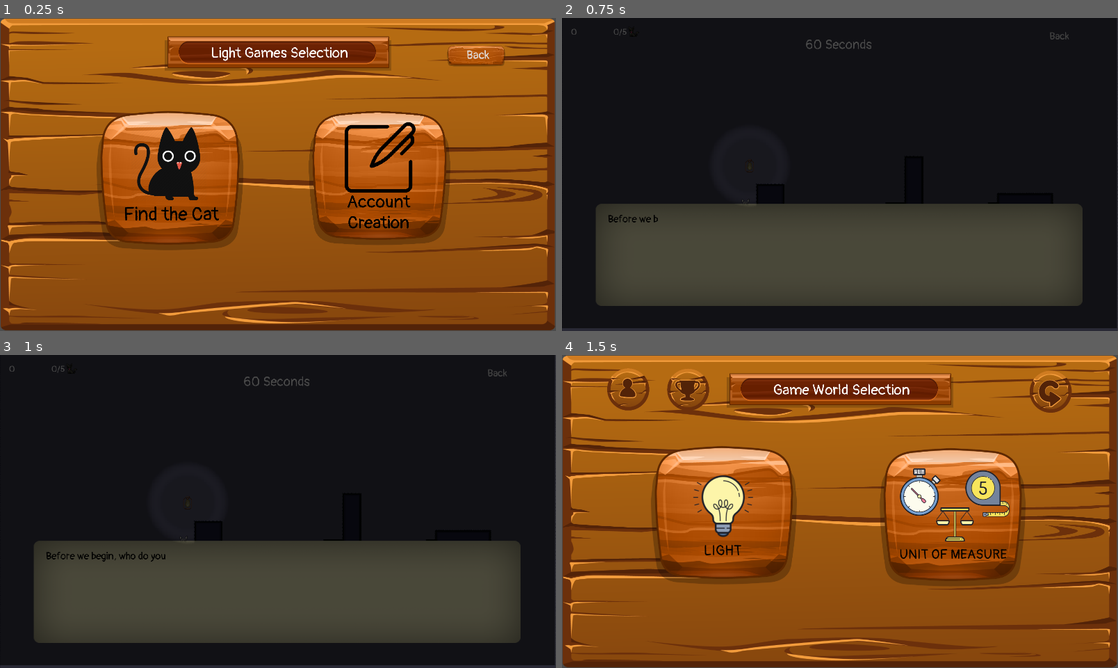
Above: before the commit, frames 1-4 (two rows, left to right).
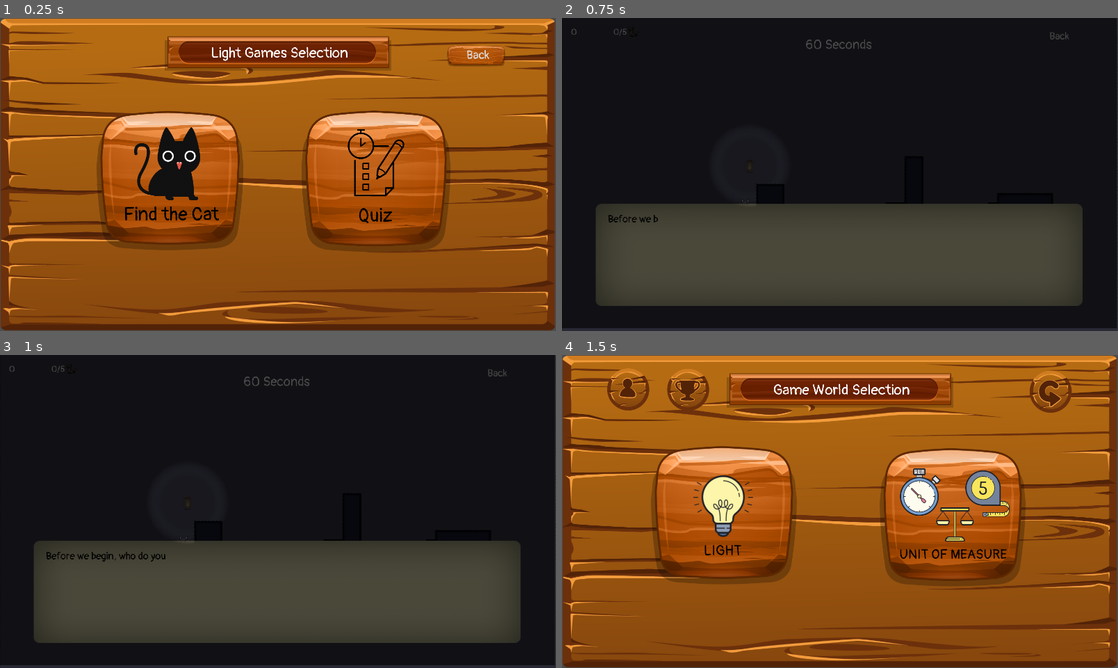
Above: after the commit, the same moments.

Repository: ChunFei96/Godot-PhysicLab
Game: Godot game, scene res://MainLevels/Light/light-selection.tscn
Two runs of this game, one before a commit and one after it. Both use one fixed random seed, a clock stepped at 60 frames per second and the inputs below. This scene is started directly instead of the project's main scene. Sound files missing from this copy of the repository are replaced by a short silence.
Inputs:
- Up to frame 1 (0.25 s): no input
- Up to frame 2 (0.75 s): click "Light" at 0.5 s
- Up to frame 3 (1 s): no input
- Up to frame 4 (1.5 s): click "Back" at 1.25 s

The runs differ from the first frame. In frame 1, 4.4% of the frame differs, in the area x 54-81%, y 29-75%; in frame 2, nothing differs; in frame 3, nothing differs; in frame 4, nothing differs.

Commit message:
fix the icon error for the light game selection layer 2 page

Diff:
--- a/MainLevels/Light/light-selection.tscn
+++ b/MainLevels/Light/light-selection.tscn
@@ -2,34 +2,34 @@
 
 [ext_resource path="res://Assets/Characters/logo-icon.png" type="Texture" id=1]
 [ext_resource path="res://Assets/UI/wood bg 3.png" type="Texture" id=2]
-[ext_resource path="res://Assets/UI/Acreation-hover.png" type="Texture" id=3]
+[ext_resource path="res://Assets/UI/quizbtn-hover.png" type="Texture" id=3]
 [ext_resource path="res://Assets/Font/fonts/Pangolin/Pangolin-Regular.ttf" type="DynamicFontData" id=4]
 [ext_resource path="res://Assets/UI/findcat-hover.png" type="Texture" id=5]
 [ext_resource path="res://MainLevels/Light/light-selection.gd" type="Script" id=6]
-[ext_resource path="res://Assets/UI/Acreation.png" type="Texture" id=7]
+[ext_resource path="res://Assets/UI/quizbtn.png" type="Texture" id=7]
 [ext_resource path="res://Assets/UI/wooden reg btn.png" type="Texture" id=8]
 [ext_resource path="res://Assets/UI/wooden reg btn-hover.png" type="Texture" id=9]
 [ext_resource path="res://Assets/UI/findcat.png" type="Texture" id=10]
 [ext_resource path="res://Assets/FX/General 2 (setting) - The Happiest Day Ever Ver 3.wav" type="AudioStream" id=11]
 [ext_resource path="res://Assets/UI/wooden fill.png" type="Texture" id=12]
 
-[sub_resource type="DynamicFont" id=2]
+[sub_resource type="DynamicFont" id=1]
 size = 50
 font_data = ExtResource( 4 )
+
+[sub_resource type="StyleBoxTexture" id=2]
+texture = ExtResource( 9 )
+region_rect = Rect2( 0, 0, 1218, 433 )
 
 [sub_resource type="StyleBoxTexture" id=3]
 texture = ExtResource( 9 )
 region_rect = Rect2( 0, 0, 1218, 433 )
 
 [sub_resource type="StyleBoxTexture" id=4]
-texture = ExtResource( 9 )
-region_rect = Rect2( 0, 0, 1218, 433 )
-
-[sub_resource type="StyleBoxTexture" id=5]
 texture = ExtResource( 8 )
 region_rect = Rect2( 0, 0, 1217, 432 )
 
-[sub_resource type="DynamicFont" id=6]
+[sub_resource type="DynamicFont" id=5]
 size = 40
 extra_spacing_top = 10
 font_data = ExtResource( 4 )
@@ -89,11 +89,11 @@
 }
 
 [node name="QuizBtn" type="TextureButton" parent="selection-intro"]
-margin_left = 913.198
-margin_top = 212.467
-margin_right = 3952.2
-margin_bottom = 2151.47
-rect_scale = Vector2( 0.3, 0.3 )
+margin_left = 880.176
+margin_top = 204.697
+margin_right = 3919.18
+margin_bottom = 2143.7
+rect_scale = Vector2( 0.66, 0.66 )
 texture_normal = ExtResource( 7 )
 texture_pressed = ExtResource( 3 )
 texture_hover = ExtResource( 3 )
Not shown: 2 places in MainLevels/Light/light-selection.tscn that only renumber resources
